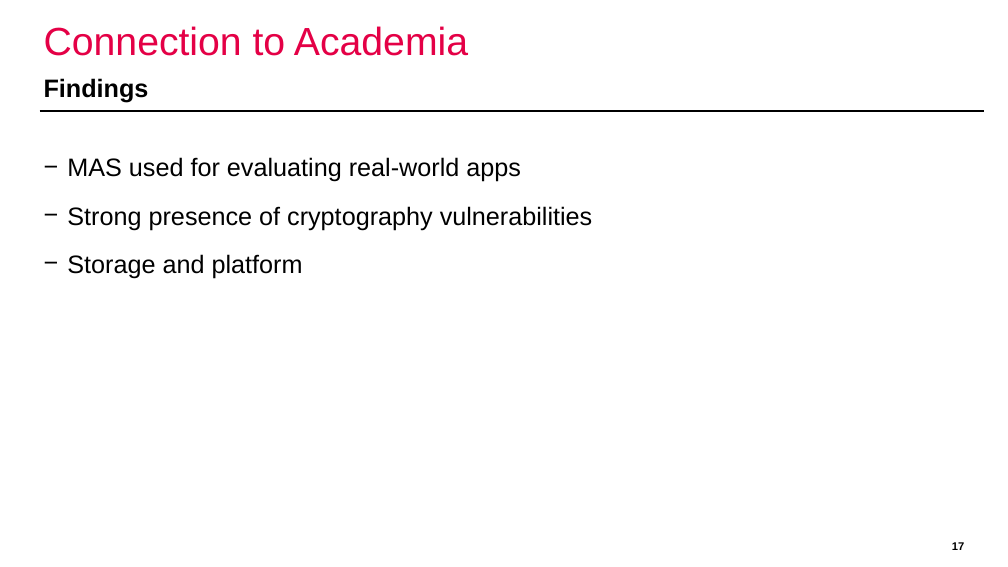
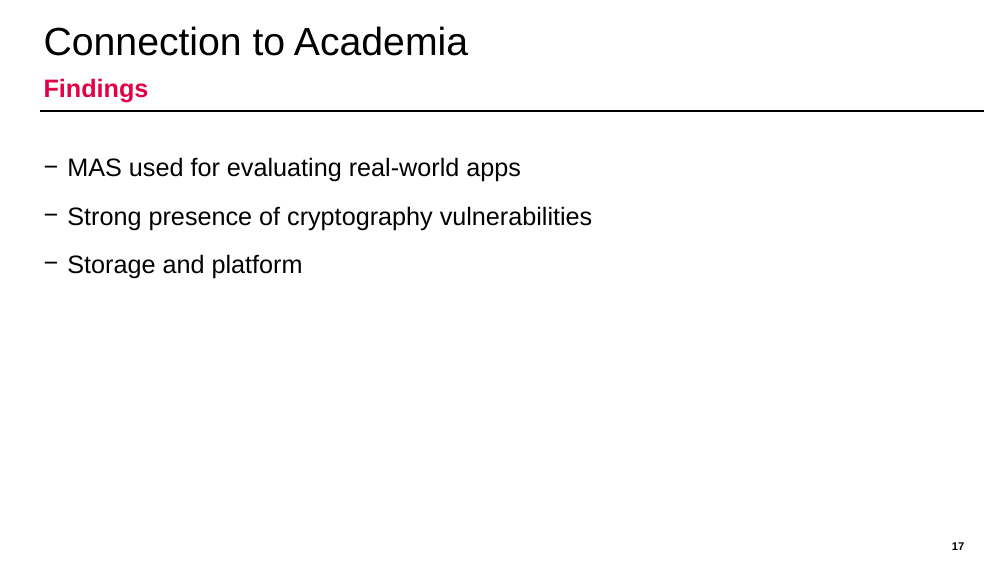
Before and after one commit to domi-cmd/Reference_Application_for_OWASP_MASTG, a slide deck: slide 17 of dev_documents/presentation/ba_thesis_presentation_kronig.pptx. Drawn at 1008x567 pixels with LibreOffice and Linux fonts; fonts in the diff are those of the drawing; background and template pictures are left out. Boxes give left, top, right and bottom in pixels: in the first picture for what was removed or moved away, otherwise in the second. Text is boxed around its words. In the diff, an @@ line names an element or a change of style, - is before the commit and + after.

Commit message:
Changed the coloring scheme of titles and subtitles of my presentation, swapping them.

```diff
--- a/dev_documents/presentation/ba_thesis_presentation_kronig.pptx
+++ b/dev_documents/presentation/ba_thesis_presentation_kronig.pptx
@@ title "Connection to Academia" at [44, 26, 468, 56]: text colour #E40046 to #000000 @@
@@ text "Findings" at [44, 78, 149, 103]: text colour #000000 to #E40046 @@
```
Also in this commit, not shown: 46 other slides changed.
